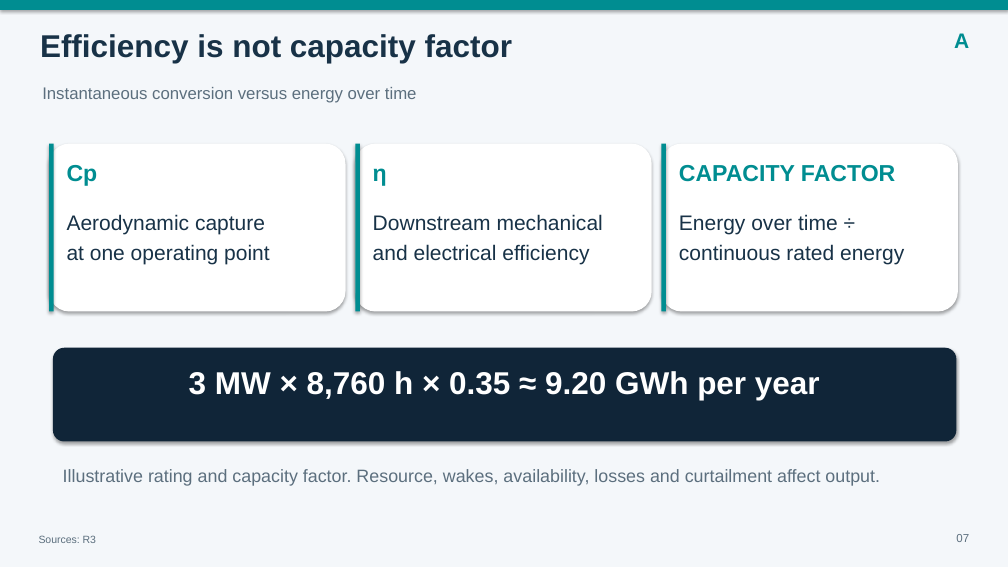
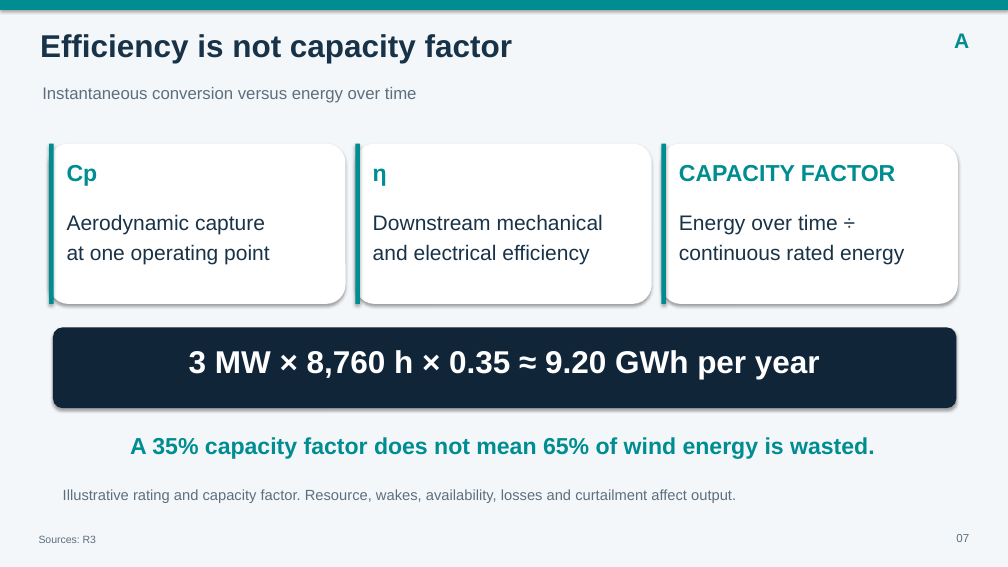
Before and after one commit to dhtlampa369-code/power, a slide deck: slide 7 of presentation/Wind_Power_Plant_20min.pptx. Drawn at 1008x567 pixels with LibreOffice and Linux fonts; fonts in the diff are those of the drawing. Boxes give left, top, right and bottom in pixels: in the first picture for what was removed or moved away, otherwise in the second. Text is boxed around its words. In the diff, an @@ line names an element or a change of style, - is before the commit and + after.

```diff
--- a/presentation/Wind_Power_Plant_20min.pptx
+++ b/presentation/Wind_Power_Plant_20min.pptx
@@ rounded rectangle: place and size @@
-rounded rectangle at [49, 144, 346, 312]
+rounded rectangle at [49, 144, 346, 304]
@@ rectangle: place and size @@
-rectangle at [49, 144, 54, 312]
+rectangle at [49, 144, 54, 304]
@@ rounded rectangle: place and size @@
-rounded rectangle at [355, 144, 652, 312]
+rounded rectangle at [355, 144, 652, 304]
@@ rectangle: place and size @@
-rectangle at [355, 144, 360, 312]
+rectangle at [355, 144, 360, 304]
@@ rounded rectangle: place and size @@
-rounded rectangle at [662, 144, 958, 312]
+rounded rectangle at [662, 144, 958, 304]
@@ rectangle: place and size @@
-rectangle at [662, 144, 666, 312]
+rectangle at [662, 144, 666, 304]
@@ rounded rectangle: place and size @@
-rounded rectangle at [53, 348, 957, 442]
+rounded rectangle at [53, 327, 957, 408]
@@ text "3 MW × 8,760 h ...": place and size @@
-text "3 MW × 8,760 h ..." at [189, 371, 820, 400]
+text "3 MW × 8,760 h ..." at [189, 350, 820, 379]
@@ text added at [130, 437, 875, 459], 22 pt, text #008D91, bold @@
+A 35% capacity factor does not mean 65% of wind energy is wasted.
@@ text "Illustrative rating and capacity factor. ...": place and size @@
-text "Illustrative rating and capacity factor. ..." at [63, 469, 880, 486]
+text "Illustrative rating and capacity factor. ..." at [63, 489, 736, 503]
@@ text "Illustrative rating and capacity factor. ..." at [63, 489, 736, 503]: size 17 to 14 pt @@
```
Also in this commit, not shown: 3 other slides changed, 1 slide added, 1 slide removed, 2 other files.
